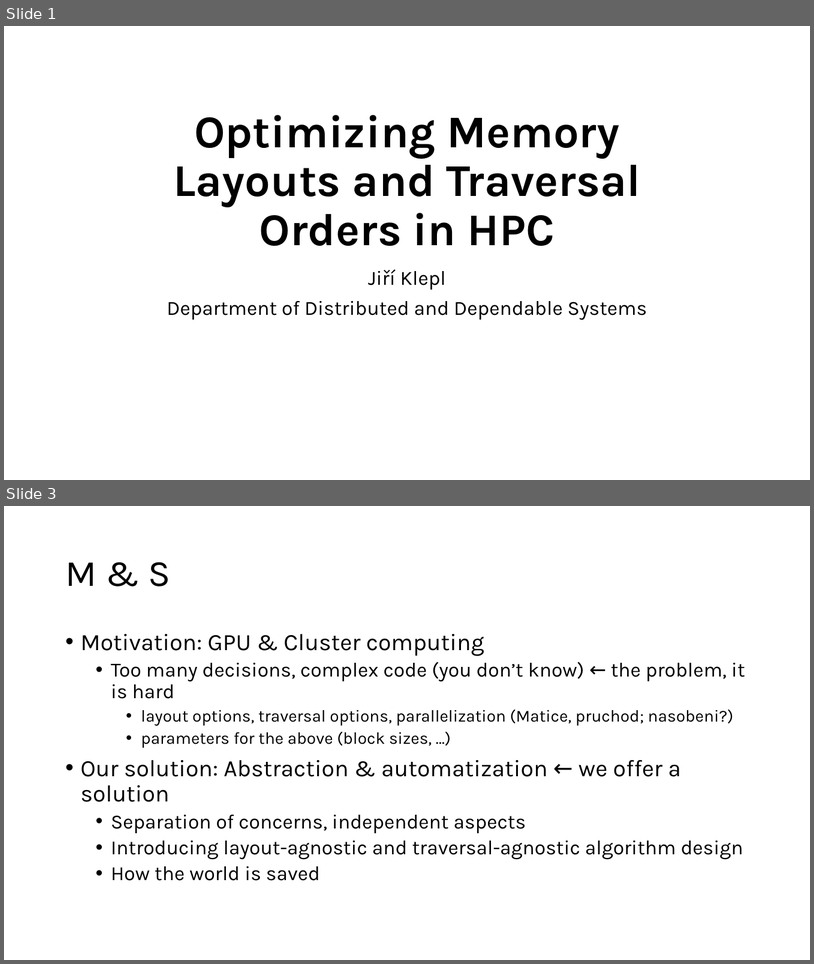
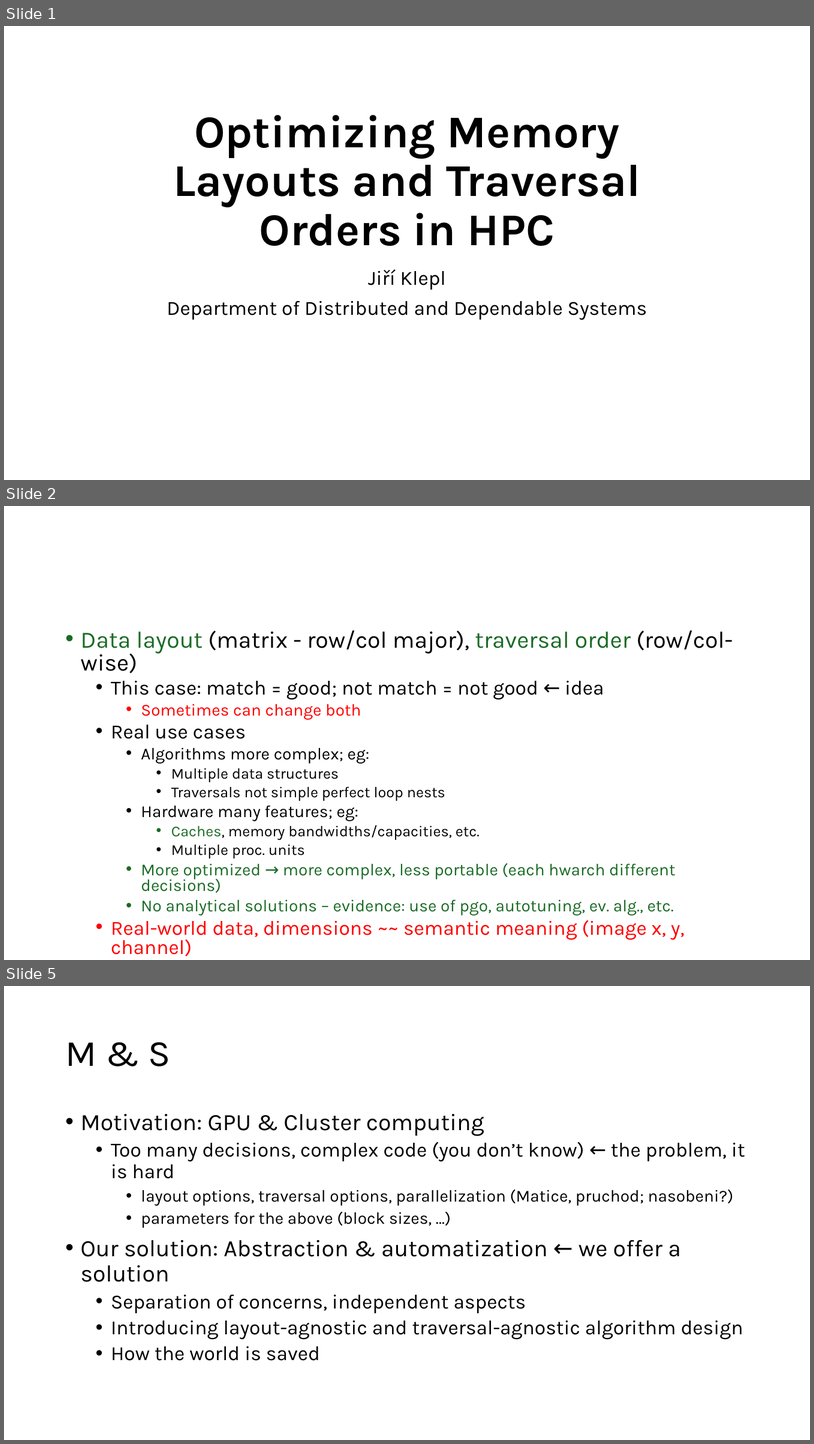
Before and after one commit to jiriklepl/phd-thesis, a slide deck: slides/Optimizing Memory Layouts and Traversal Orders in High-Performance Computing.pptx. Shown one above the other, each under a label of ours: slides 1 and 3 before the commit, slides 1, 2 and 5 after it; the slides between them are not shown. The pictures are 814x964 and 814x1444 pixels, drawn with LibreOffice and Linux fonts; fonts in the diff are those of the drawing. Boxes give left, top, right and bottom in pixels: in the first picture for what was removed or moved away, otherwise in the second. Text is boxed around its words. In the diff, an @@ line names an element or a change of style, - is before the commit and + after.

Commit message:
update the slides

```diff
--- a/slides/Optimizing Memory Layouts and Traversal Orders in High-Performance Computing.pptx
+++ b/slides/Optimizing Memory Layouts and Traversal Orders in High-Performance Computing.pptx
@@ slide 2 added at bbox=[4, 506, 810, 960], background #FFFFFF @@
@@ text added at bbox=[81, 630, 733, 956], 20 pt, text #000000 @@
+• Data layout (matrix - row/col major), traversal order (row/col-wise)
+  • This case: match = good; not match = not good ← idea
+    • Sometimes can change both
+  • Real use cases
+    • Algorithms more complex; eg:
+      • Multiple data structures
+      • Traversals not simple perfect loop nests
+    • Hardware many features; eg:
+      • Caches, memory bandwidths/capacities, etc.
+      • Multiple proc. units
+    • More optimized → more complex, less portable (each hwarch different decisions)
+    • No analytical solutions – evidence: use of pgo, autotuning, ev. alg., etc.
+  • Real-world data, dimensions ~~ semantic meaning (image x, y, channel)
@@ what was slide 3 is now slide 5 @@
```
Also in this commit, not shown: 2 other slides added, 1 slide removed.
